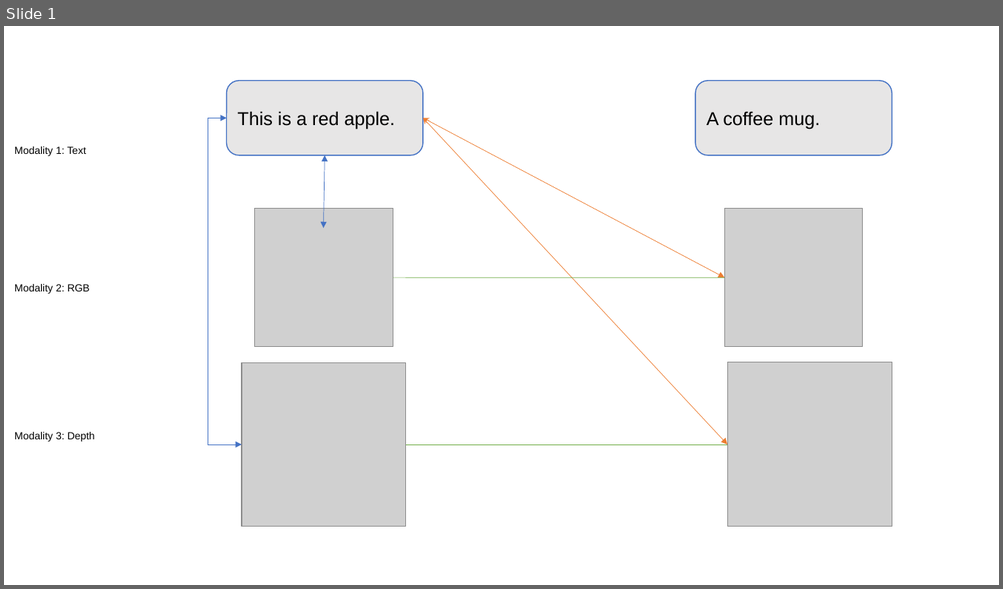
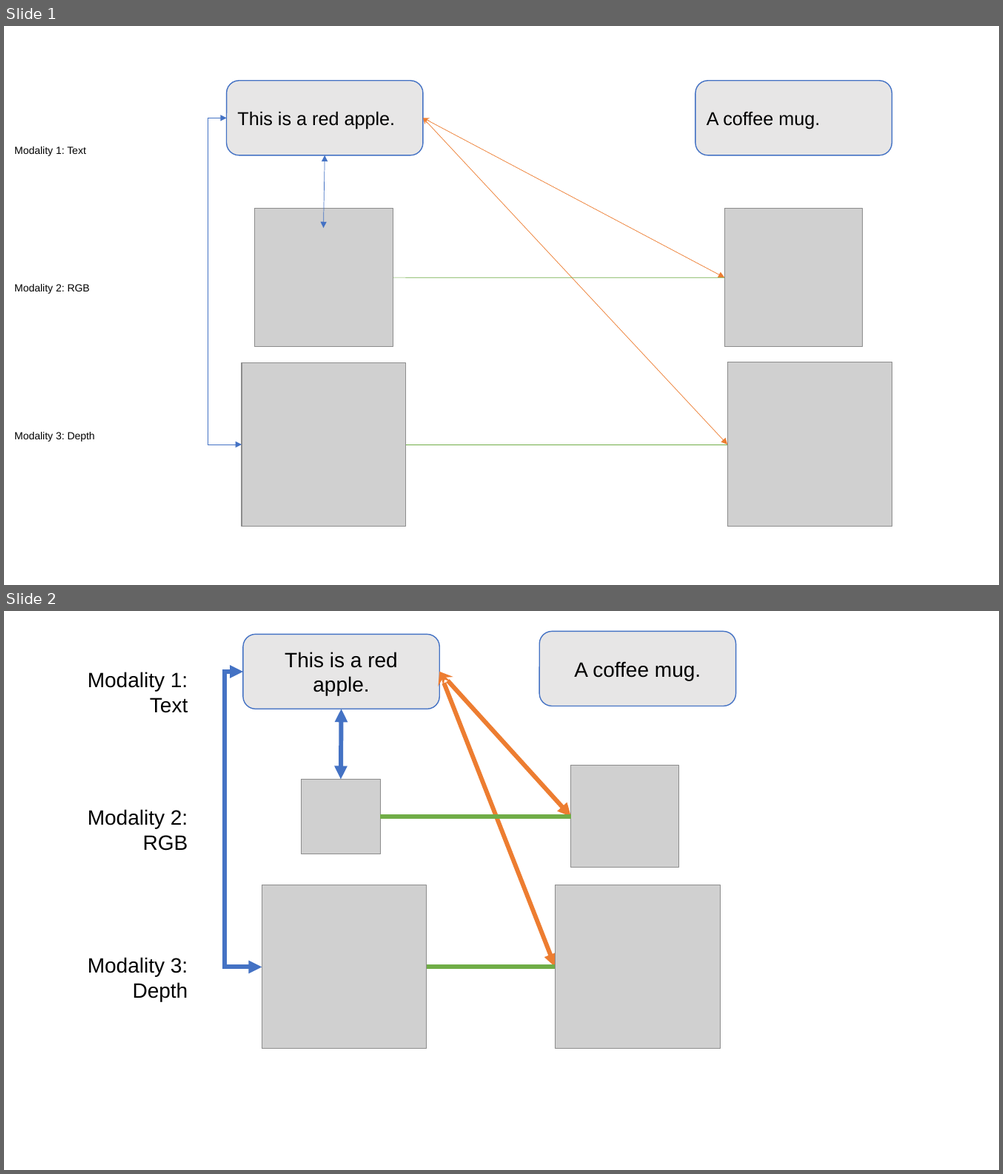
Before and after one commit to kasraprime/EMMA, a slide deck: Paper/Figures/MMA-paper.pptx. Shown one above the other, each under a label of ours: slide 1 before the commit, slides 1 and 2 after it. The pictures are 1003x589 and 1003x1174 pixels, drawn with LibreOffice and Linux fonts; fonts in the diff are those of the drawing; grey boxes stand for pictures. Boxes give left, top, right and bottom in pixels: in the first picture for what was removed or moved away, otherwise in the second. Text is boxed around its words. In the diff, an @@ line names an element or a change of style, - is before the commit and + after.

```diff
--- a/Paper/Figures/MMA-paper.pptx
+++ b/Paper/Figures/MMA-paper.pptx
@@ slide 2 added at <box>4,611,999,1170</box>, background #FFFFFF @@
@@ rounded rectangle added at <box>539,631,735,706</box>, fill #E7E6E6, outline #4472C4 1 pt, 20 pt, text #000000 @@
+A coffee mug.
@@ rounded rectangle added at <box>243,634,439,709</box>, fill #E7E6E6, outline #4472C4 1 pt, 20 pt, text #000000 @@
+This is a red apple.
@@ text added at <box>88,672,188,713</box>, 20 pt, text #000000 @@
+Modality 1: Text
@@ elbow double arrow added from (243, 672) to (262, 968), #4472C4 4.25 pt @@
@@ double arrow added from (440, 672) to (571, 817), #ED7D31 4.25 pt @@
@@ double arrow added from (440, 672) to (555, 968), #ED7D31 4.25 pt @@
@@ double arrow added from (341, 709) to (341, 780), #4472C4 4.25 pt @@
@@ picture added at <box>571,766,678,868</box> @@
@@ picture added at <box>301,780,380,854</box> @@
@@ text added at <box>88,809,188,851</box>, 20 pt, text #000000 @@
+Modality 2: RGB
@@ line added from (380, 817) to (571, 817), #70AD47 4.25 pt @@
@@ picture added at <box>262,886,427,1049</box> @@
@@ picture added at <box>555,886,720,1049</box> @@
@@ text added at <box>88,957,188,1002</box>, 20 pt, text #000000 @@
+Modality 3: Depth
@@ line added from (427, 968) to (555, 968), #70AD47 4.25 pt @@
```
Also in this commit, not shown: 11 other files.
